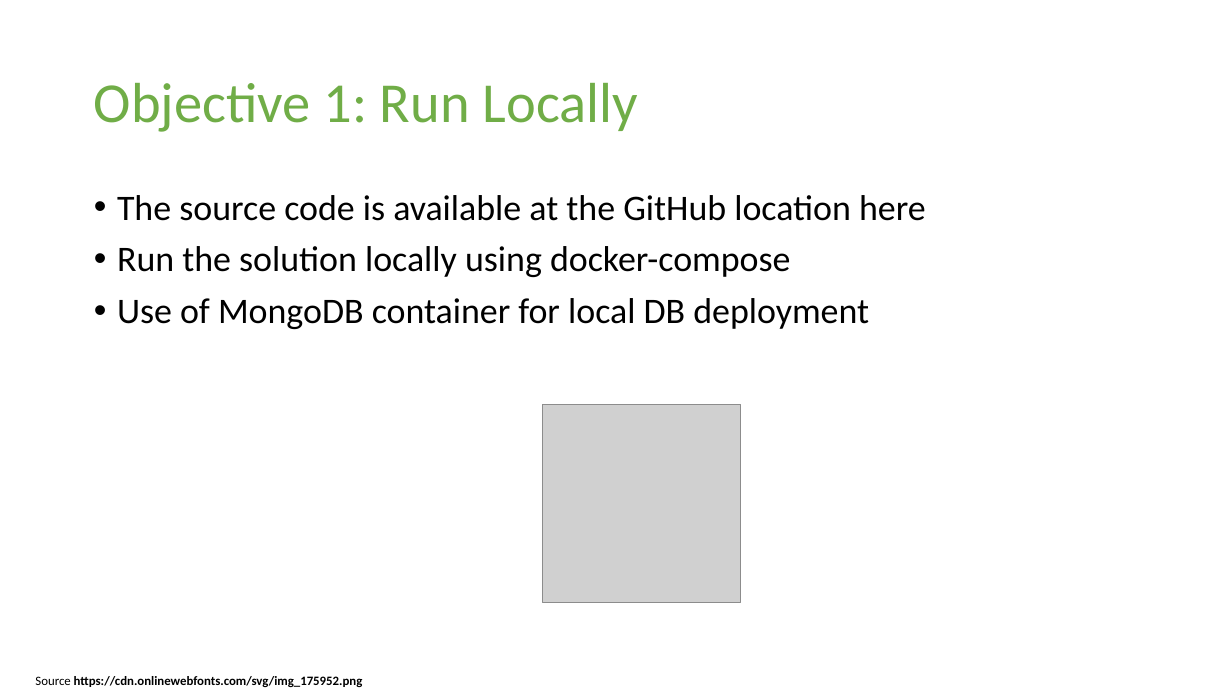
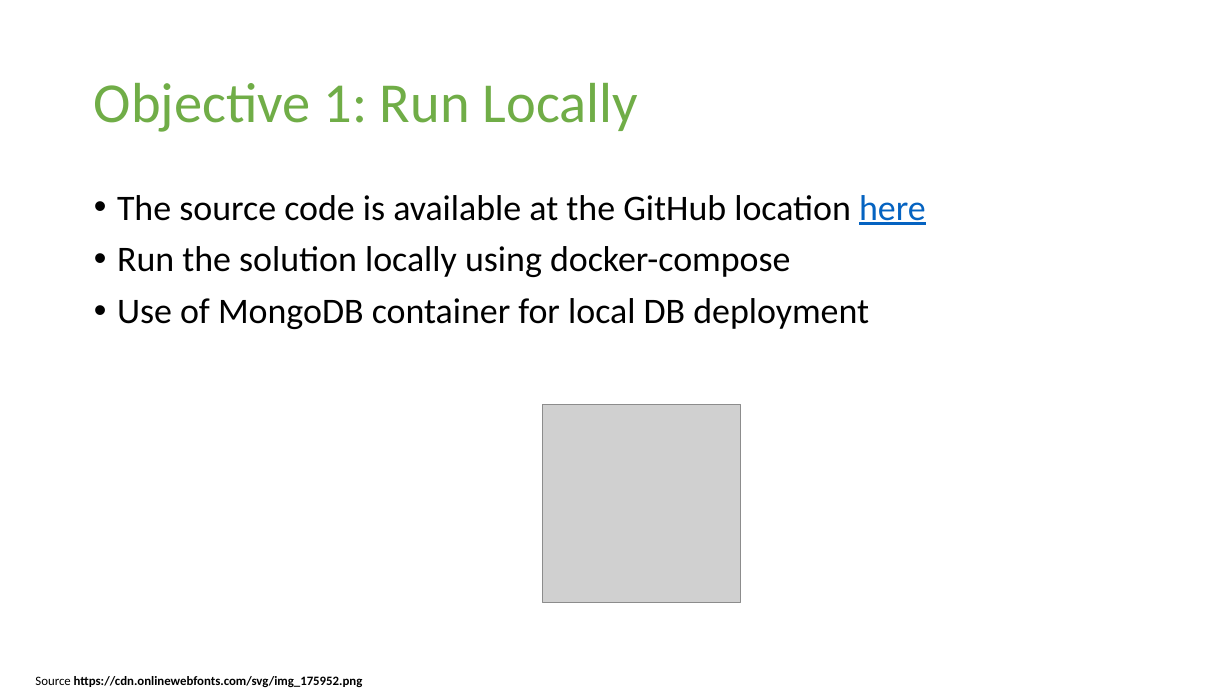
Before and after one commit to sumitkute/kubehack, a slide deck: slide 8 of assets/instructions/Azure Kubernetes Service HACKATON.pptx. Drawn at 1232x693 pixels with LibreOffice and Linux fonts; fonts in the diff are those of the drawing; grey boxes stand for pictures. Boxes give left, top, right and bottom in pixels: in the first picture for what was removed or moved away, otherwise in the second. Text is boxed around its words. In the diff, an @@ line names an element or a change of style, - is before the commit and + after.

```diff
--- a/assets/instructions/Azure Kubernetes Service HACKATON.pptx
+++ b/assets/instructions/Azure Kubernetes Service HACKATON.pptx
@@ text at (x1=117, y1=195, x2=926, y2=225): text colour #000000 to #0563C1, underline on in "here" @@
```
Also in this commit, not shown: 1 other slide changed, 9 slides added, 3 other files.
